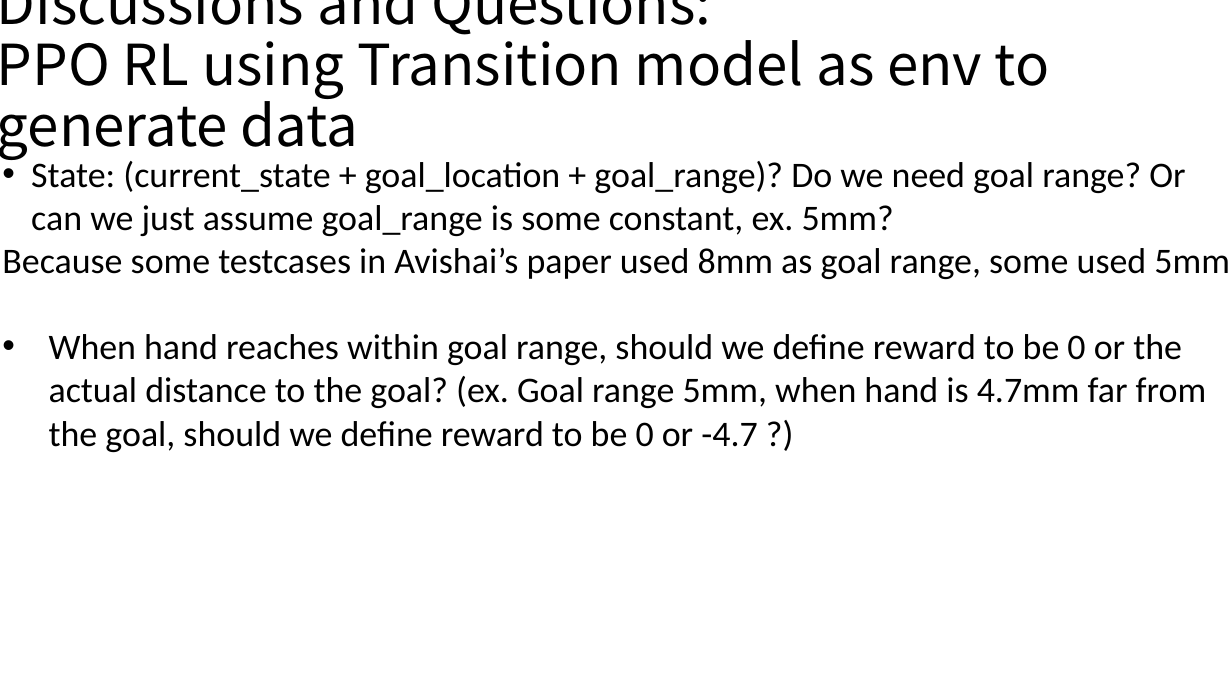
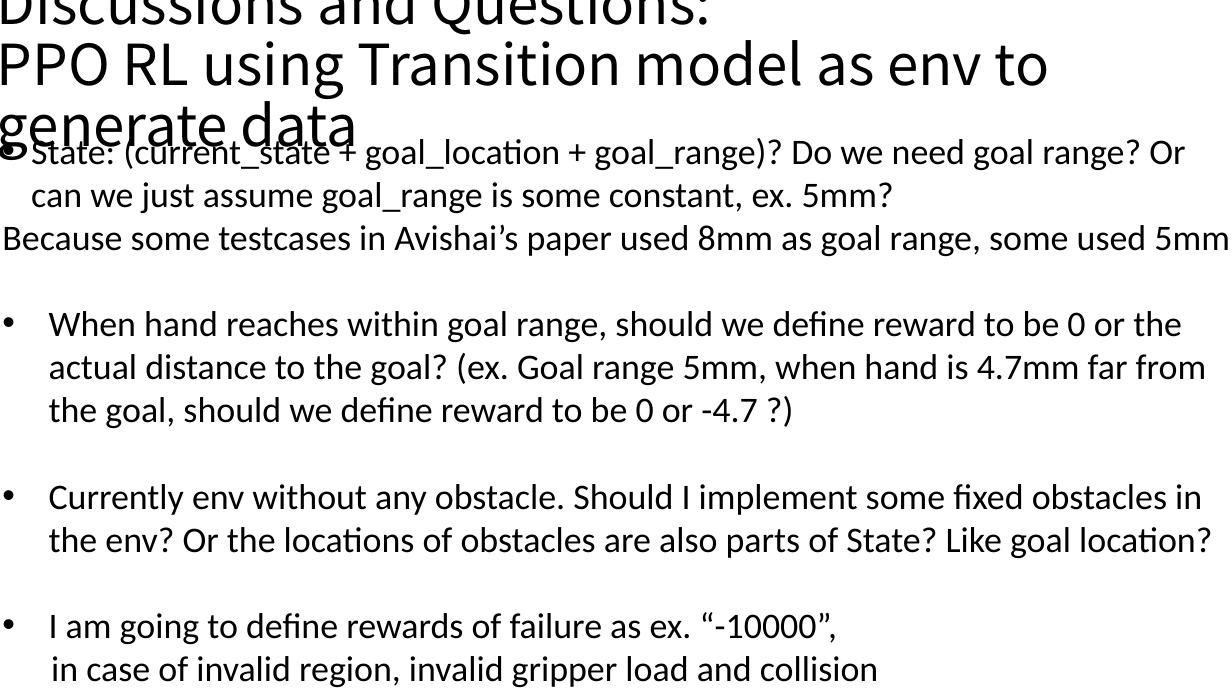
Before and after one commit to ShuoZ9379/t42_hand, a slide deck: slide 4 of zs_sim_robot/meeting_9/meeting_9.pptx. Drawn at 1232x693 pixels with LibreOffice and Linux fonts; fonts in the diff are those of the drawing. Boxes give left, top, right and bottom in pixels: in the first picture for what was removed or moved away, otherwise in the second. Text is boxed around its words. In the diff, an @@ line names an element or a change of style, - is before the commit and + after.

Commit message:
m9

```diff
--- a/zs_sim_robot/meeting_9/meeting_9.pptx
+++ b/zs_sim_robot/meeting_9/meeting_9.pptx
@@ text "State: (current_state + goal_location + ...": place and size @@
-text "State: (current_state + goal_location + ..." at <box>2,161,1230,452</box>
+text "State: (current_state + goal_location + ..." at <box>2,138,1230,687</box>
@@ text at <box>49,484,1212,687</box>: paragraphs added @@
+• Currently env without any obstacle. Should I implement some fixed obstacles in the env? Or the locations of obstacles are also parts of State? Like goal location?
+• I am going to define rewards of failure as ex. “-10000”,
+in case of invalid region, invalid gripper load and collision
```
